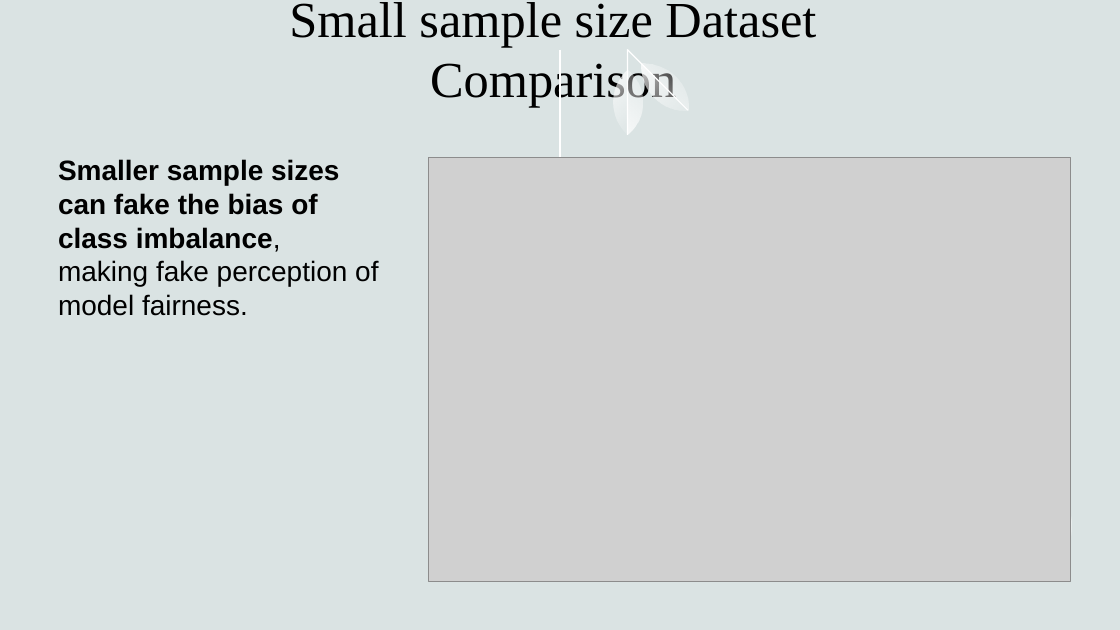
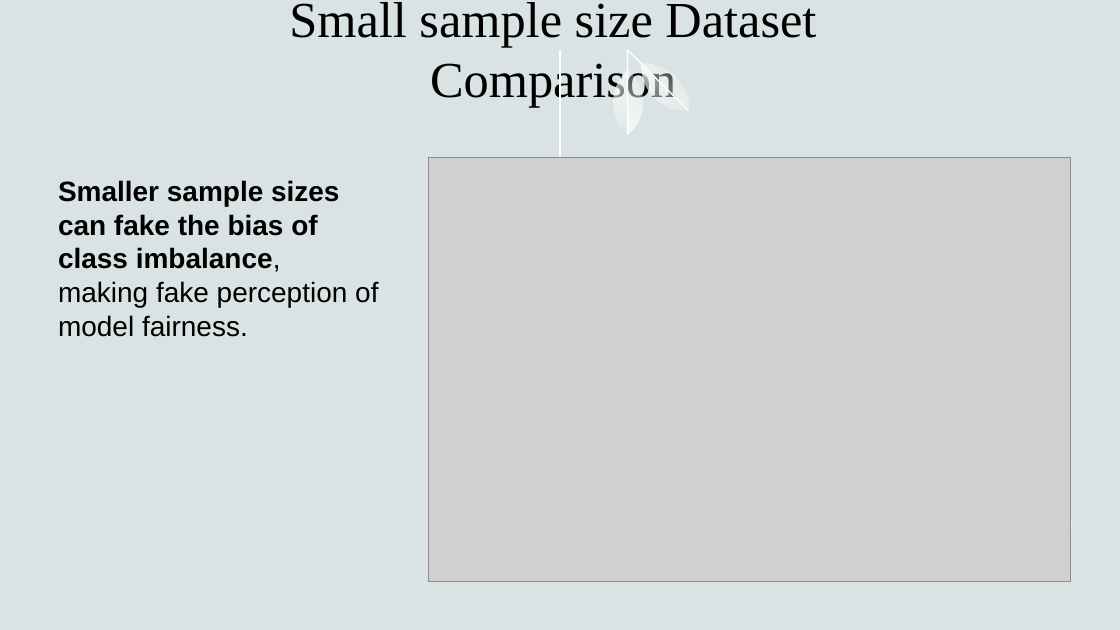
Before and after one commit to hennypurwadi/Imbalanced-or-Balanced-Dataset-Composition, a slide deck: slide 20 of 202370140_XAI_Presentation_1.pptx. Drawn at 1120x630 pixels with LibreOffice and Linux fonts; fonts in the diff are those of the drawing; grey boxes stand for pictures. Boxes give left, top, right and bottom in pixels: in the first picture for what was removed or moved away, otherwise in the second. Text is boxed around its words. In the diff, an @@ line names an element or a change of style, - is before the commit and + after.

```diff
--- a/202370140_XAI_Presentation_1.pptx
+++ b/202370140_XAI_Presentation_1.pptx
@@ text "Smaller sample sizes can fake ...": place and size @@
-text "Smaller sample sizes can fake ..." at box(58, 159, 378, 316)
+text "Smaller sample sizes can fake ..." at box(58, 180, 378, 337)
```
Also in this commit, not shown: 4 other slides changed, 1 other file.
